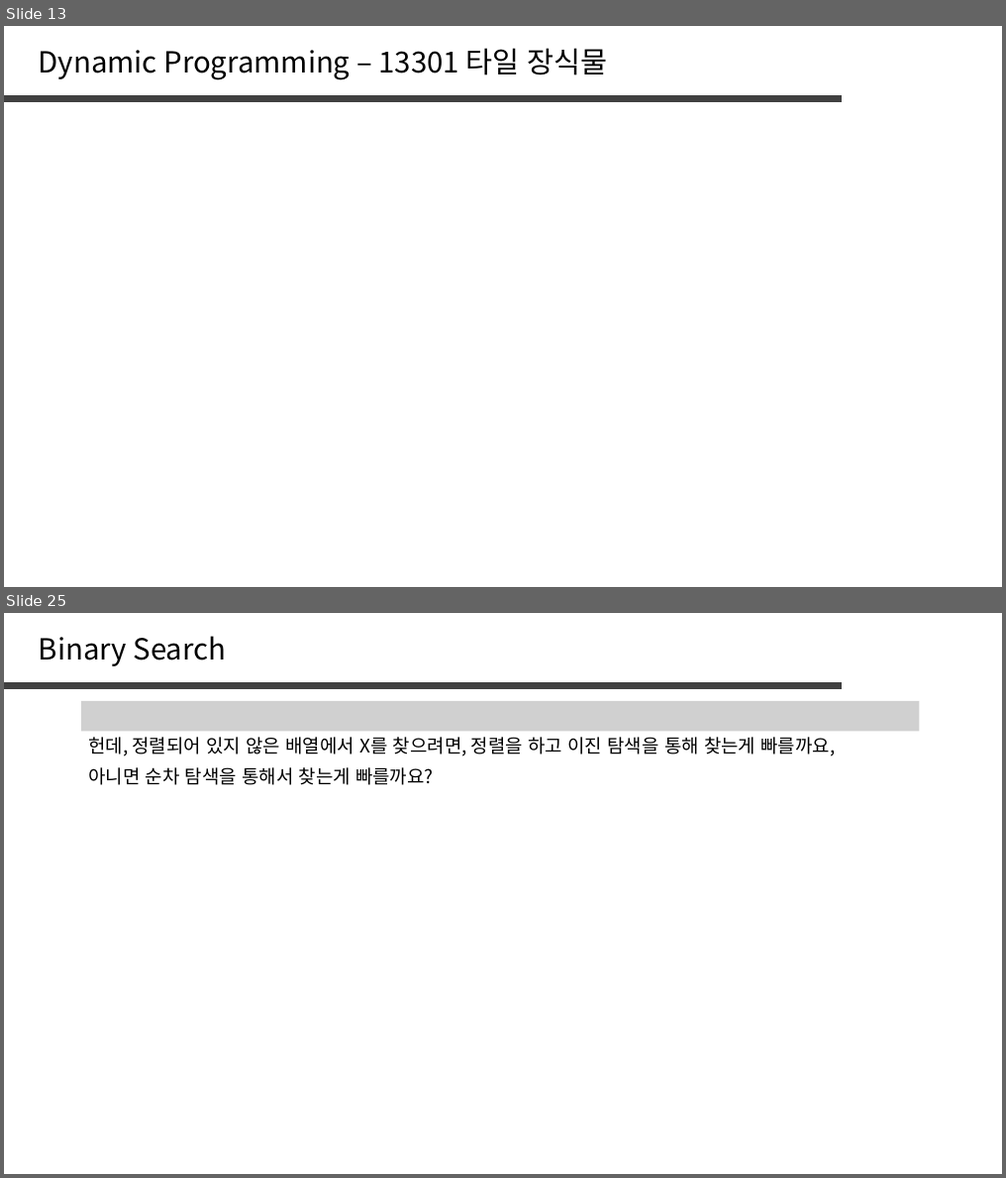
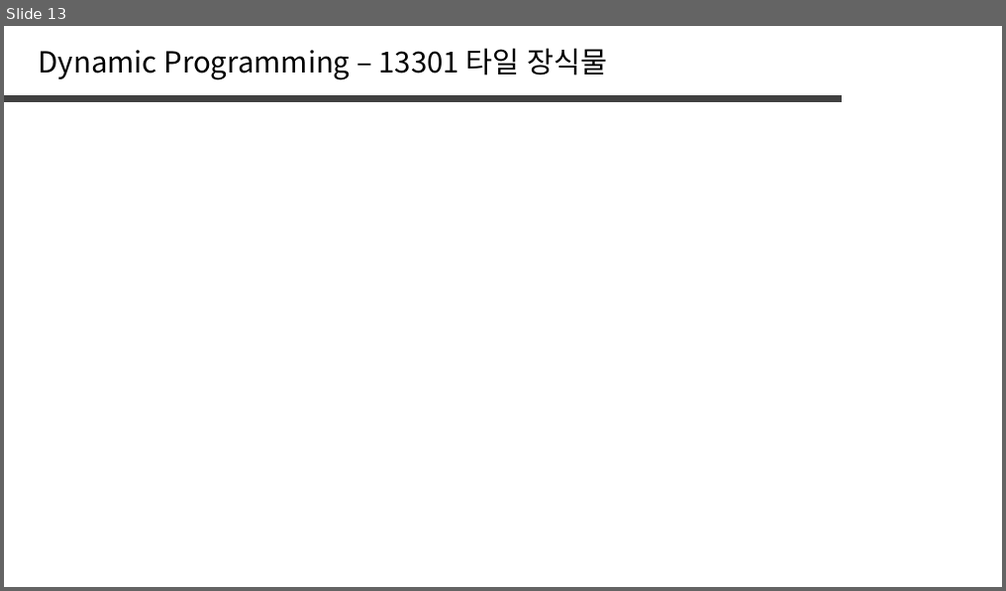
Before and after one commit to jaehoo1/PS-study, a slide deck: study/5_Dynamic Programming.pptx. Shown one above the other, each under a label of ours: slides 13 and 25 before the commit, slide 13 after it; the slides between them are not shown. The pictures are 1006x1178 and 1006x591 pixels, drawn with LibreOffice and Linux fonts; fonts in the diff are those of the drawing; grey boxes stand for pictures. Boxes give left, top, right and bottom in pixels: in the first picture for what was removed or moved away, otherwise in the second. Text is boxed around its words. In the diff, an @@ line names an element or a change of style, - is before the commit and + after.

```diff
--- a/study/5_Dynamic Programming.pptx
+++ b/study/5_Dynamic Programming.pptx
@@ slide 25 removed at box(4, 613, 1002, 1174), background #FFFFFF @@
@@ text removed at box(39, 636, 227, 666) @@
-Binary Search
@@ line removed from (4, 685) to (843, 685) @@
@@ picture removed at box(81, 700, 920, 731) @@
@@ text removed at box(88, 737, 836, 757) @@
-헌데, 정렬되어 있지 않은 배열에서 X를 찾으려면, 정렬을 하고 이진 탐색을 통해 찾는게 빠를까요,
@@ text removed at box(88, 767, 434, 785) @@
-아니면 순차 탐색을 통해서 찾는게 빠를까요?
```
Also in this commit, not shown: 1 slide changed, 8 slides added, 18 other slides removed.
